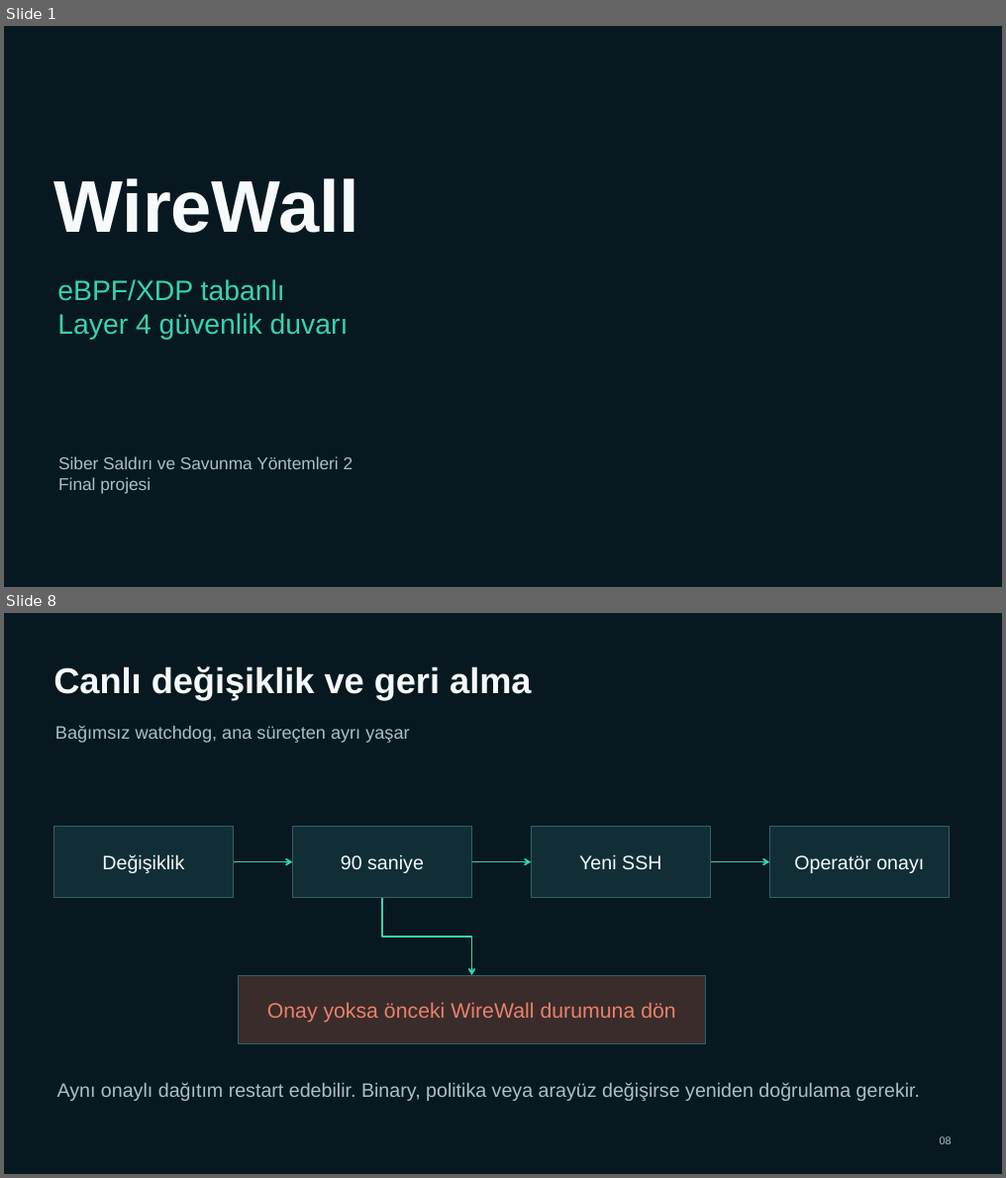
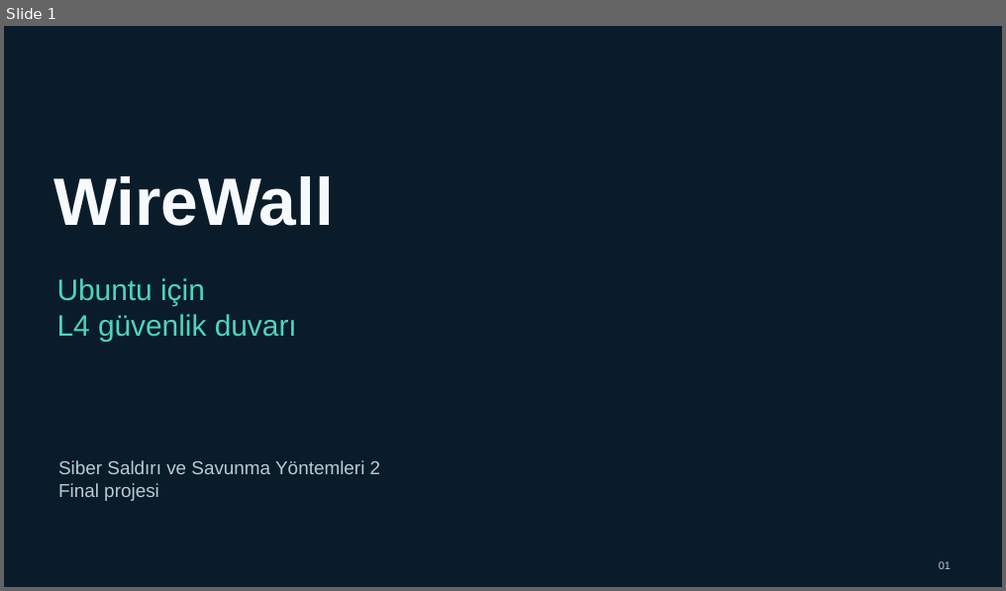
Before and after one commit to TheDarkGuardian/WireWall, a slide deck: docs/presentation/WireWall-Final.pptx. Shown one above the other, each under a label of ours: slides 1 and 8 before the commit, slide 1 after it; the slides between them are not shown. The pictures are 1006x1178 and 1006x591 pixels, drawn with LibreOffice and Linux fonts; fonts in the diff are those of the drawing; background and template pictures are left out. Boxes give left, top, right and bottom in pixels: in the first picture for what was removed or moved away, otherwise in the second. Text is boxed around its words. In the diff, an @@ line names an element or a change of style, - is before the commit and + after.

Commit message:
docs: sunumu ve proje raporunu Türkçe anlatım ve kaynakçayla yenile

```diff
--- a/docs/presentation/WireWall-Final.pptx
+++ b/docs/presentation/WireWall-Final.pptx
@@ slide 8 removed at [4,613,1002,1174], background #081820 @@
@@ text removed at [54,666,531,699] @@
-Canlı değişiklik ve geri alma
@@ text removed at [55,725,409,743] @@
-Bağımsız watchdog, ana süreçten ayrı yaşar
@@ rectangle removed at [54,827,234,897] @@
-Değişiklik
@@ rectangle removed at [292,827,472,897] @@
-90 saniye
@@ rectangle removed at [531,827,711,897] @@
-Yeni SSH
@@ rectangle removed at [770,827,949,897] @@
-Operatör onayı
@@ arrow removed from (233, 862) to (292, 862) @@
@@ arrow removed from (472, 862) to (531, 862) @@
@@ arrow removed from (711, 862) to (770, 862) @@
@@ elbow arrow removed from (382, 897) to (472, 975) @@
@@ rectangle removed at [238,975,706,1045] @@
-Onay yoksa önceki WireWall durumuna dön
@@ text removed at [57,1082,920,1101] @@
-Aynı onaylı dağıtım restart edebilir. Binary, politika veya arayüz değişirse yeniden doğrulama gerekir.
@@ text removed at [940,1137,951,1145] @@
-08
@@ slide 1 changed as well @@
@@ text "WireWall" at [54,176,333,226]: size 70.5 to 64.5 pt, text colour #F6FAFA to #F7FAFC @@
@@ text at [57,278,297,342]: text changed; size 27 to 28.5 pt; text colour #37D3B0 to #4DD5BC @@
-eBPF/XDP tabanlı
-Layer 4 güvenlik duvarı
+Ubuntu için
+L4 güvenlik duvarı
@@ text "Siber Saldırı ve Savunma Yöntemleri ..." at [58,461,381,501]: size 16.5 to 18 pt, text colour #A9BFCA to #B8CBD3 @@
@@ text added at [939,562,950,570], 10.5 pt, text #B8CBD3 @@
+01
```
Also in this commit, not shown: 21 slides added, 14 other slides removed, 6 other files.
